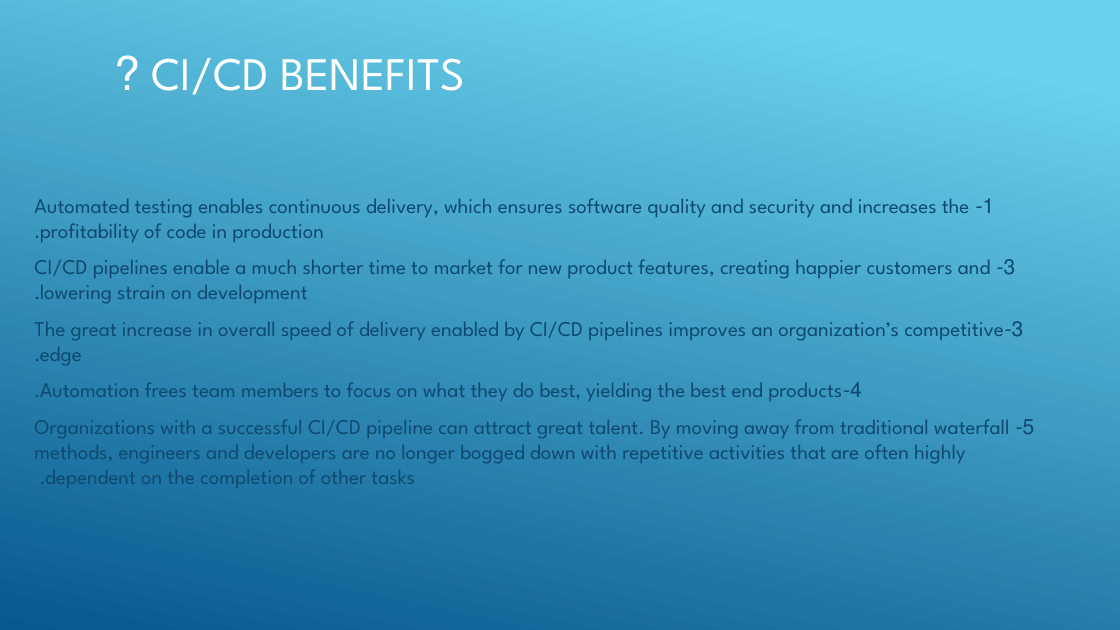
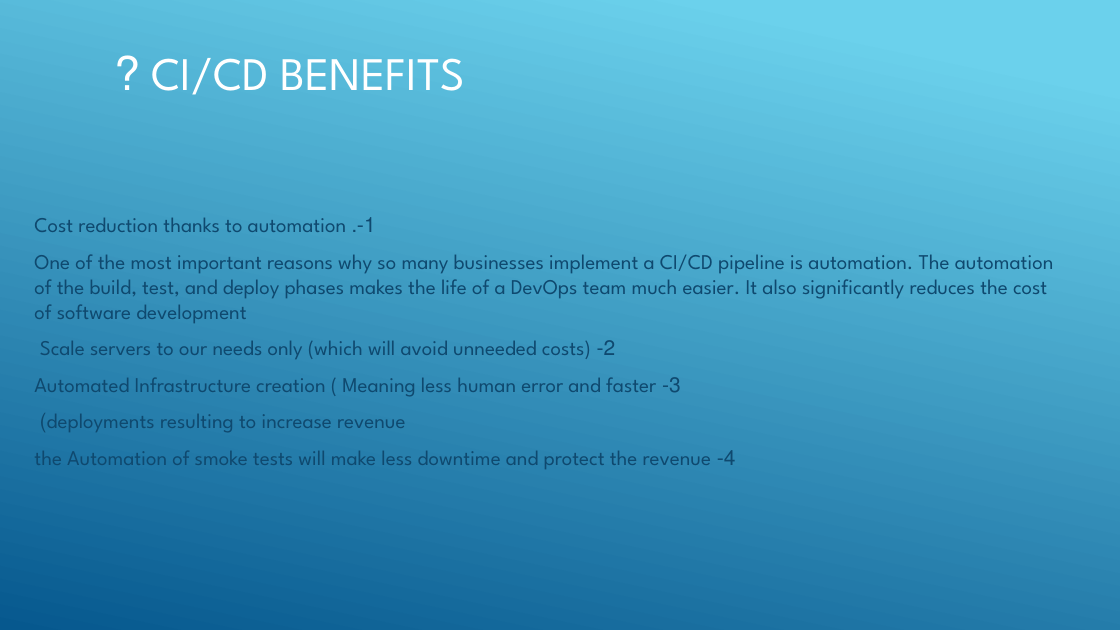
Before and after one commit to AhmedElbltagy1/cicd, a slide deck: slide 5 of Presentation to CICD.pptx. Drawn at 1120x630 pixels with LibreOffice and Linux fonts; fonts in the diff are those of the drawing. Boxes give left, top, right and bottom in pixels: in the first picture for what was removed or moved away, otherwise in the second. Text is boxed around its words. In the diff, an @@ line names an element or a change of style, - is before the commit and + after.

```diff
--- a/Presentation to CICD.pptx
+++ b/Presentation to CICD.pptx
@@ text at [34,218,1054,469]: text changed @@
-1- Automated testing enables continuous delivery, which ensures software quality and security and increases the profitability of code in production.
-3- CI/CD pipelines enable a much shorter time to market for new product features, creating happier customers and lowering strain on development.
-3-The great increase in overall speed of delivery enabled by CI/CD pipelines improves an organization’s competitive edge.
-4-Automation frees team members to focus on what they do best, yielding the best end products.
-5- Organizations with a successful CI/CD pipeline can attract great talent. By moving away from traditional waterfall methods, engineers and developers are no longer bogged down with repetitive activities that are often highly dependent on the completion of other tasks.
+1-. Cost reduction thanks to automation
+One of the most important reasons why so many businesses implement a CI/CD pipeline is automation. The automation of the build, test, and deploy phases makes the life of a DevOps team much easier. It also significantly reduces the cost of software development
+2- Scale servers to our needs only (which will avoid unneeded costs)
+3- Automated Infrastructure creation ( Meaning less human error and faster
+deployments resulting to increase revenue)
+4- the Automation of smoke tests will make less downtime and protect the revenue
```
Also in this commit, not shown: 5 other files.
